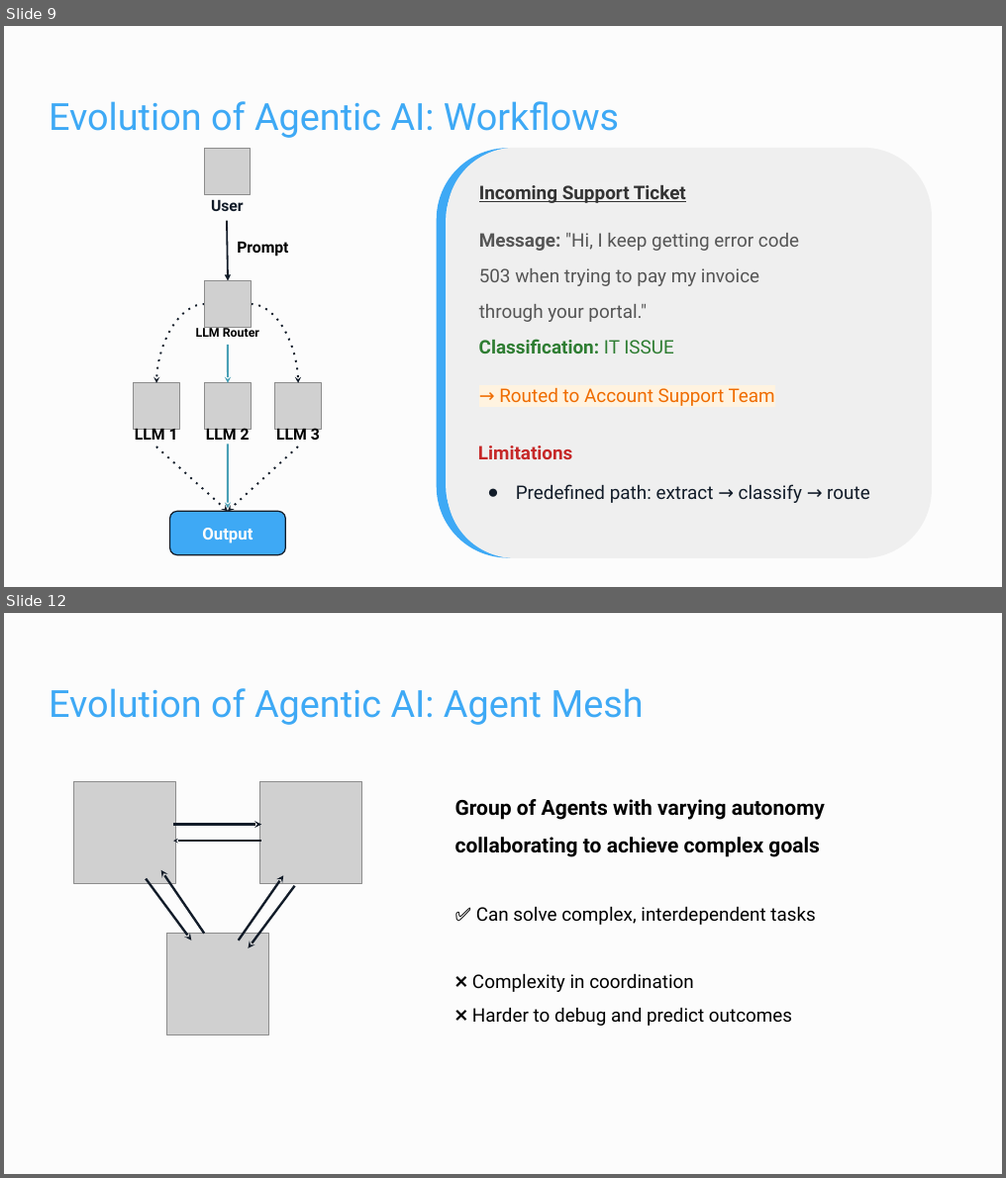
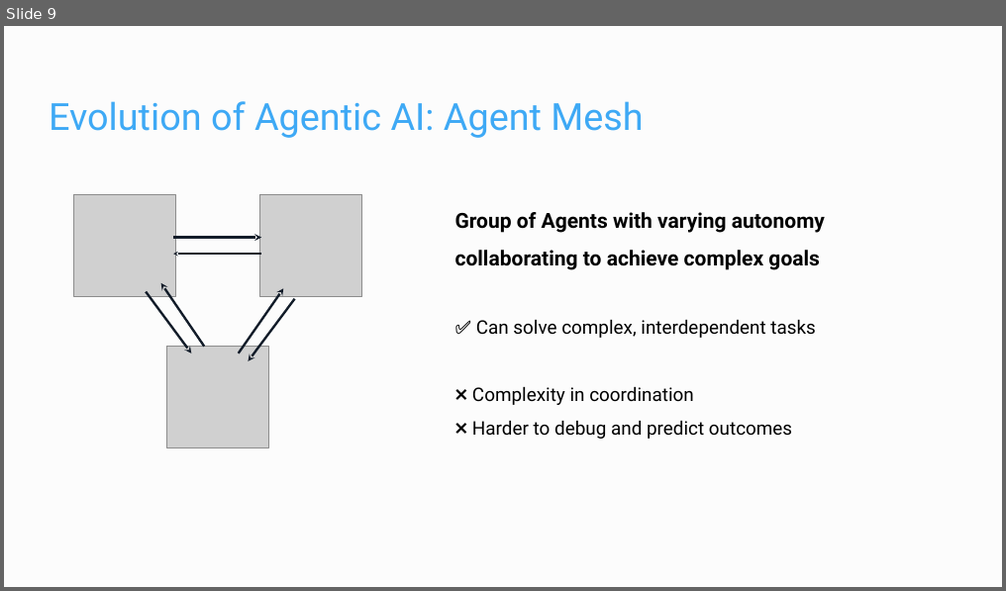
Before and after one commit to Dzvezdana/pydata_workshop_september2025, a slide deck: workshop/dapr_pydata_2025.pptx. Shown one above the other, each under a label of ours: slides 9 and 12 before the commit, slide 9 after it; the slides between them are not shown. The pictures are 1006x1178 and 1006x591 pixels, drawn with LibreOffice and Linux fonts; fonts in the diff are those of the drawing; grey boxes stand for pictures. Boxes give left, top, right and bottom in pixels: in the first picture for what was removed or moved away, otherwise in the second. Text is boxed around its words. In the diff, an @@ line names an element or a change of style, - is before the commit and + after.

```diff
--- a/workshop/dapr_pydata_2025.pptx
+++ b/workshop/dapr_pydata_2025.pptx
@@ slide 9 removed at [4, 26, 1002, 587], background #FCFCFC @@
@@ title removed at [49, 101, 619, 138] @@
-Evolution of Agentic AI: Workflows
@@ rounded rectangle removed at [442, 153, 871, 554] @@
@@ rounded rectangle removed at [448, 148, 933, 559] @@
@@ text removed at [479, 185, 799, 322] @@
-Incoming Support Ticket
-Message: "Hi, I keep getting error code 503 when trying to pay my invoice through your portal."
@@ group removed at [134, 149, 322, 556]: 6 texts, 5 pictures, 4 arrows, 2 curved arrows, 1 rounded rectangle @@
-User
-Prompt
-Output
-LLM 2
-LLM 3
-LLM 1
-LLM Router
@@ text removed at [479, 339, 674, 354] @@
-Classification: IT ISSUE
@@ text removed at [499, 388, 775, 406] @@
-→ Routed to Account Support Team
@@ arrow removed from (228, 445) to (228, 509) @@
@@ text removed at [478, 446, 870, 503] @@
-Limitations
-● Predefined path: extract → classify → route
@@ what was slide 12 is now slide 9 @@
```
Also in this commit, not shown: 5 slides changed, 1 slide added, 2 other slides removed, 1 other file.
